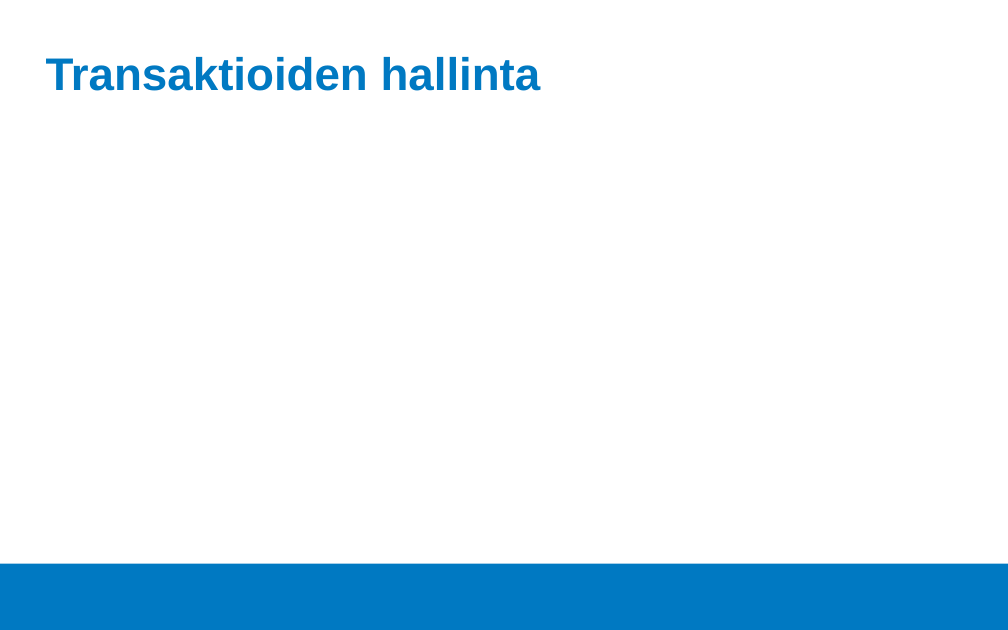
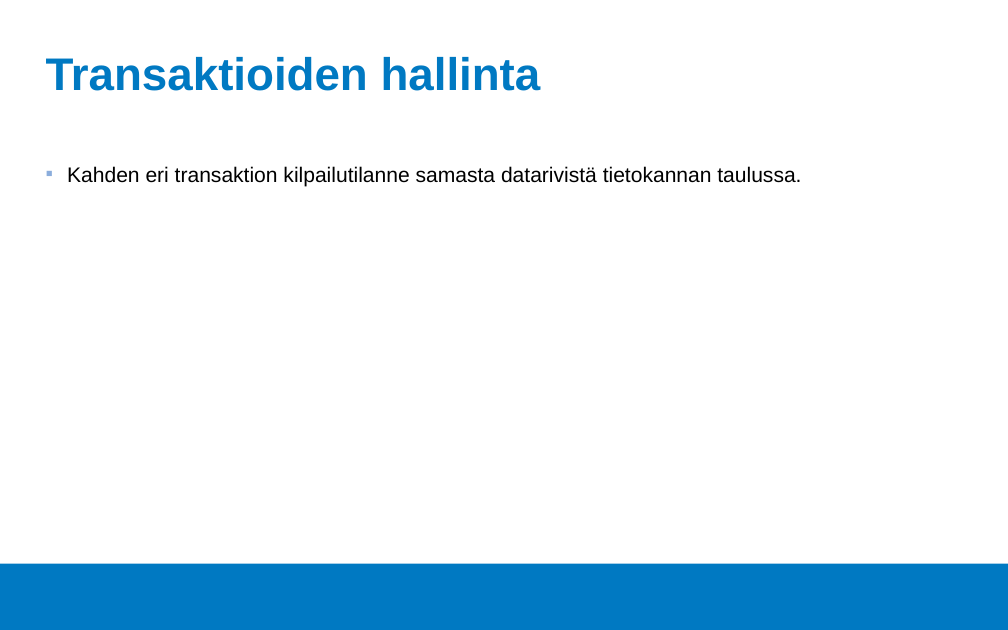
Before and after one commit to Tietokantahallinta/Tietokantahallinta.github.io, a slide deck: slide 3 of luennot/viikko04/Luentokalvot_04.odp. Drawn at 1008x630 pixels with LibreOffice and Linux fonts; fonts in the diff are those of the drawing; background and template pictures are left out. Boxes give left, top, right and bottom in pixels: in the first picture for what was removed or moved away, otherwise in the second. Text is boxed around its words. In the diff, an @@ line names an element or a change of style, - is before the commit and + after.

```diff
--- a/luennot/viikko04/Luentokalvot_04.odp
+++ b/luennot/viikko04/Luentokalvot_04.odp
@@ text added at (67,166,801,187), 16.6 pt, text #000000 @@
+▪ Kahden eri transaktion kilpailutilanne samasta datarivistä tietokannan taulussa.
```
Also in this commit, not shown: 1 other slide changed, 1 slide added, 1 slide removed, 11 other files.
